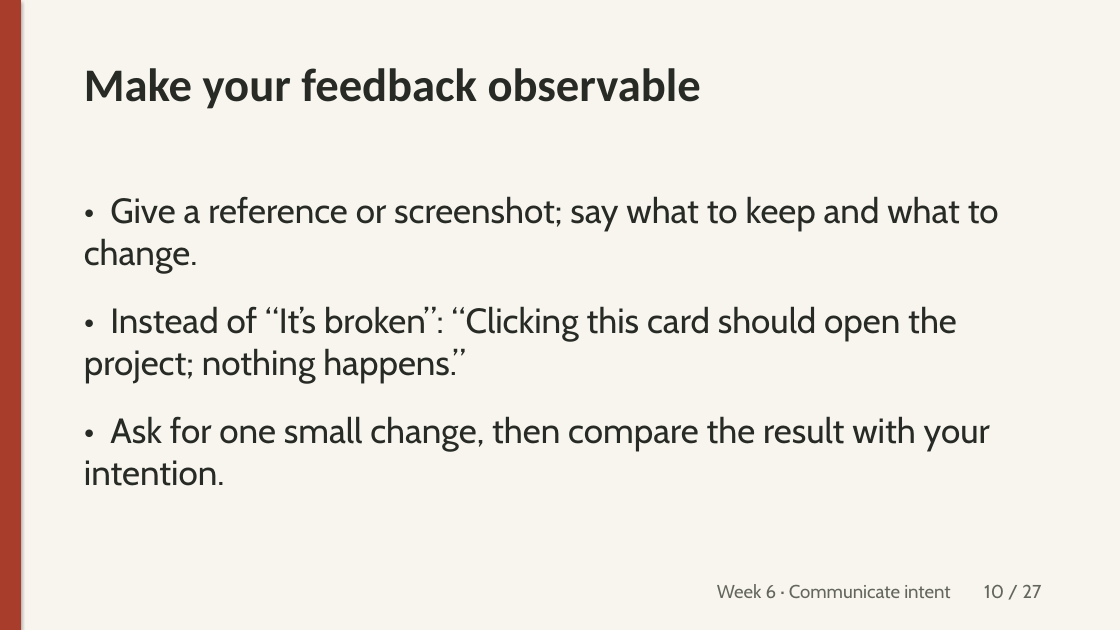
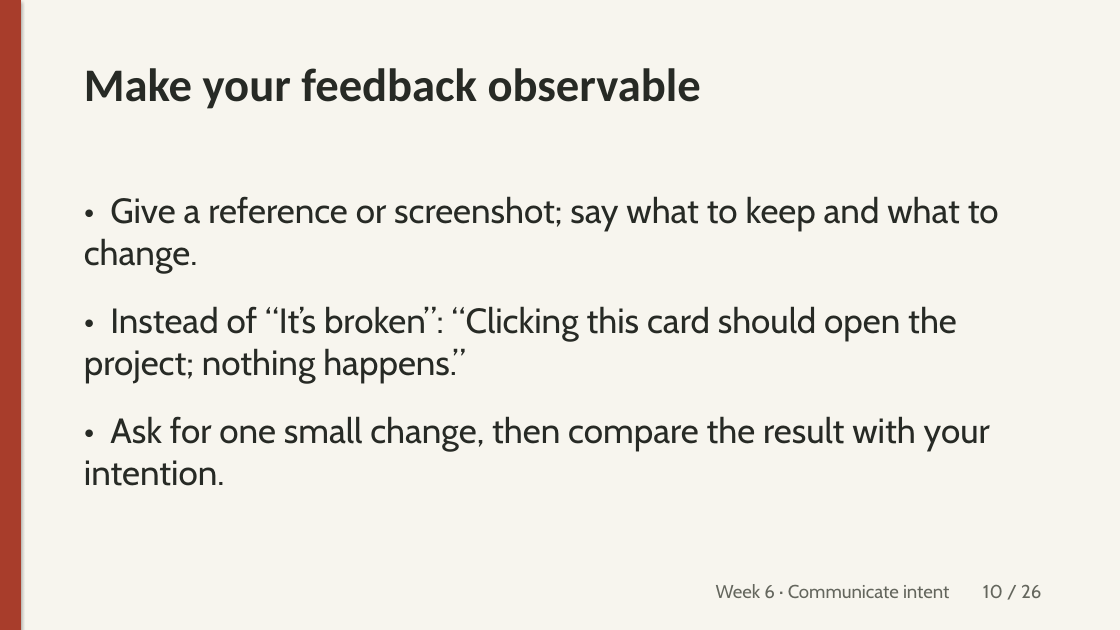
Before and after one commit to unforcedagi/learn-vibe-build-deck, a slide deck: slide 10 of lessons/week-6/_src/week6-lecture.pptx. Drawn at 1120x630 pixels with LibreOffice and Linux fonts; fonts in the diff are those of the drawing. Boxes give left, top, right and bottom in pixels: in the first picture for what was removed or moved away, otherwise in the second. Text is boxed around its words. In the diff, an @@ line names an element or a change of style, - is before the commit and + after.

Commit message:
Week 6: AGENTS.md works across coding agents incl. Claude Code; API vs MCP (connectors in Claude); drop permissions slide (#15)

```diff
--- a/lessons/week-6/_src/week6-lecture.pptx
+++ b/lessons/week-6/_src/week6-lecture.pptx
@@ text at [716,584,1041,598]: text changed @@
-Week 6 · Communicate intent 10 / 27
+Week 6 · Communicate intent 10 / 26
```
Also in this commit, not shown: 25 other slides changed, 1 slide removed, 8 other files.
